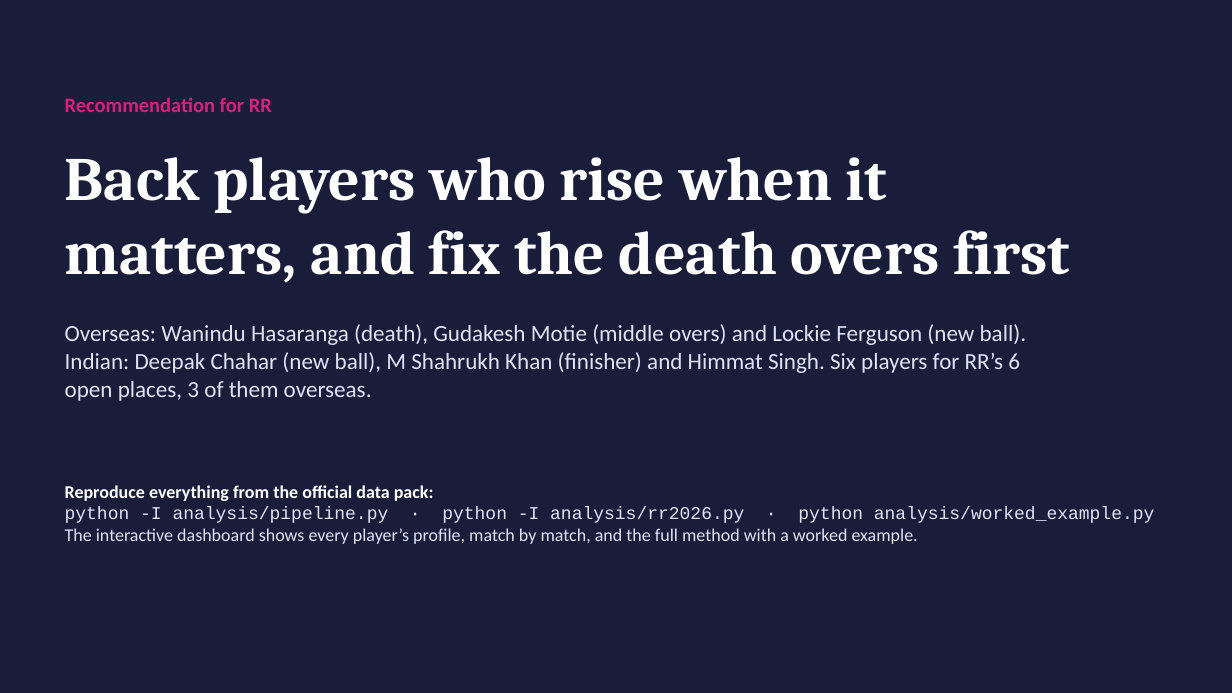
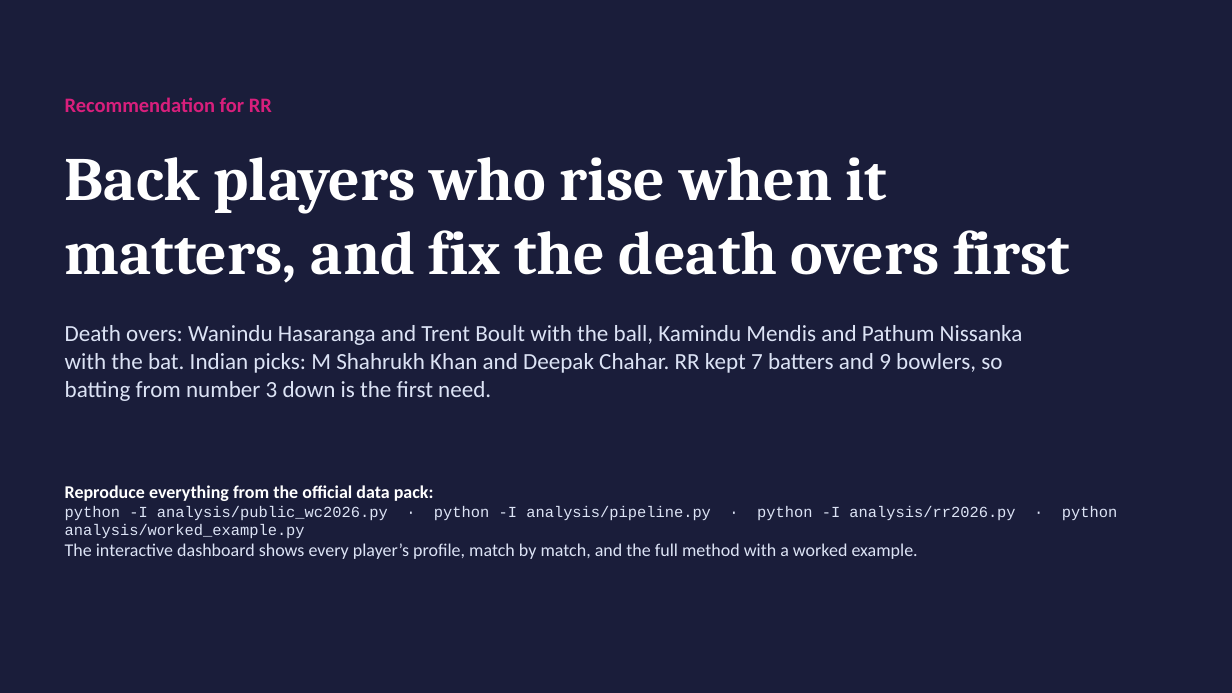
Before and after one commit to AnshBhavsar1654/Pressure-Index, a slide deck: slide 14 of Pressure_Index_RR_2027.pptx (slide 15 before the commit). Drawn at 1232x693 pixels with LibreOffice and Linux fonts; fonts in the diff are those of the drawing. Boxes give left, top, right and bottom in pixels: in the first picture for what was removed or moved away, otherwise in the second. Text is boxed around its words. In the diff, an @@ line names an element or a change of style, - is before the commit and + after.

Commit message:
Add 2026 World Cup data and revise player evidence
- Incorporate public Cricsheet World Cup data into rankings and the deck
- Require stronger recent pressure evidence and report retained squad roles

```diff
--- a/Pressure_Index_RR_2027.pptx
+++ b/Pressure_Index_RR_2027.pptx
@@ text at (x1=65, y1=325, x2=1023, y2=401): text changed @@
-Overseas: Wanindu Hasaranga (death), Gudakesh Motie (middle overs) and Lockie Ferguson (new ball). Indian: Deepak Chahar (new ball), M Shahrukh Khan (finisher) and Himmat Singh. Six players for RR’s 6 open places, 3 of them overseas.
+Death overs: Wanindu Hasaranga and Trent Boult with the ball, Kamindu Mendis and Pathum Nissanka with the bat. Indian picks: M Shahrukh Khan and Deepak Chahar. RR kept 7 batters and 9 bowlers, so batting from number 3 down is the first need.
@@ text at (x1=65, y1=506, x2=1015, y2=520): text changed; size 14 to 12 pt @@
-python -I analysis/pipeline.py · python -I analysis/rr2026.py · python analysis/worked_example.py
+python -I analysis/public_wc2026.py · python -I analysis/pipeline.py · python -I analysis/rr2026.py · python analysis/worked_example.py
```
Also in this commit, not shown: 13 other slides changed, 1 slide removed, 23 other files.
